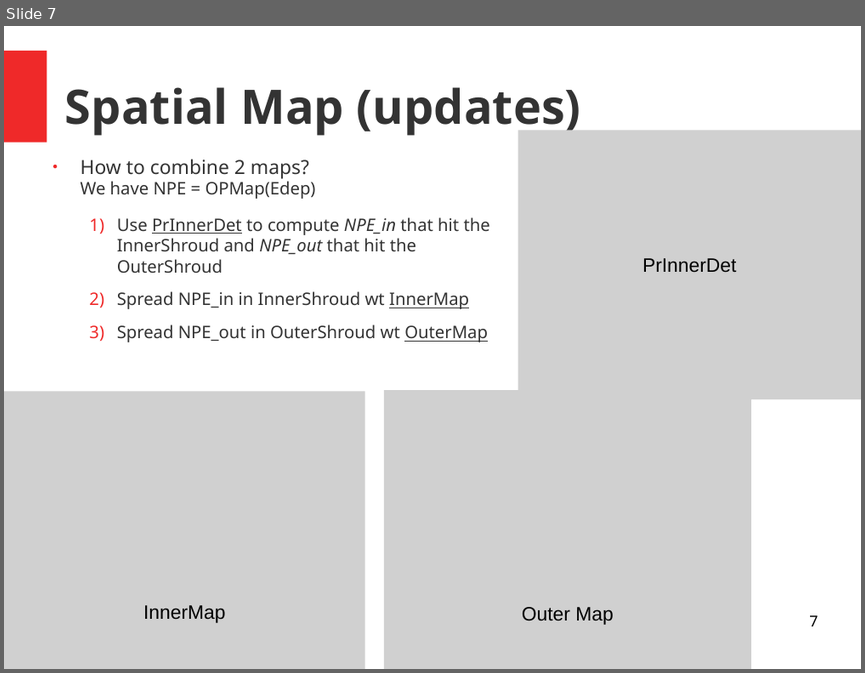
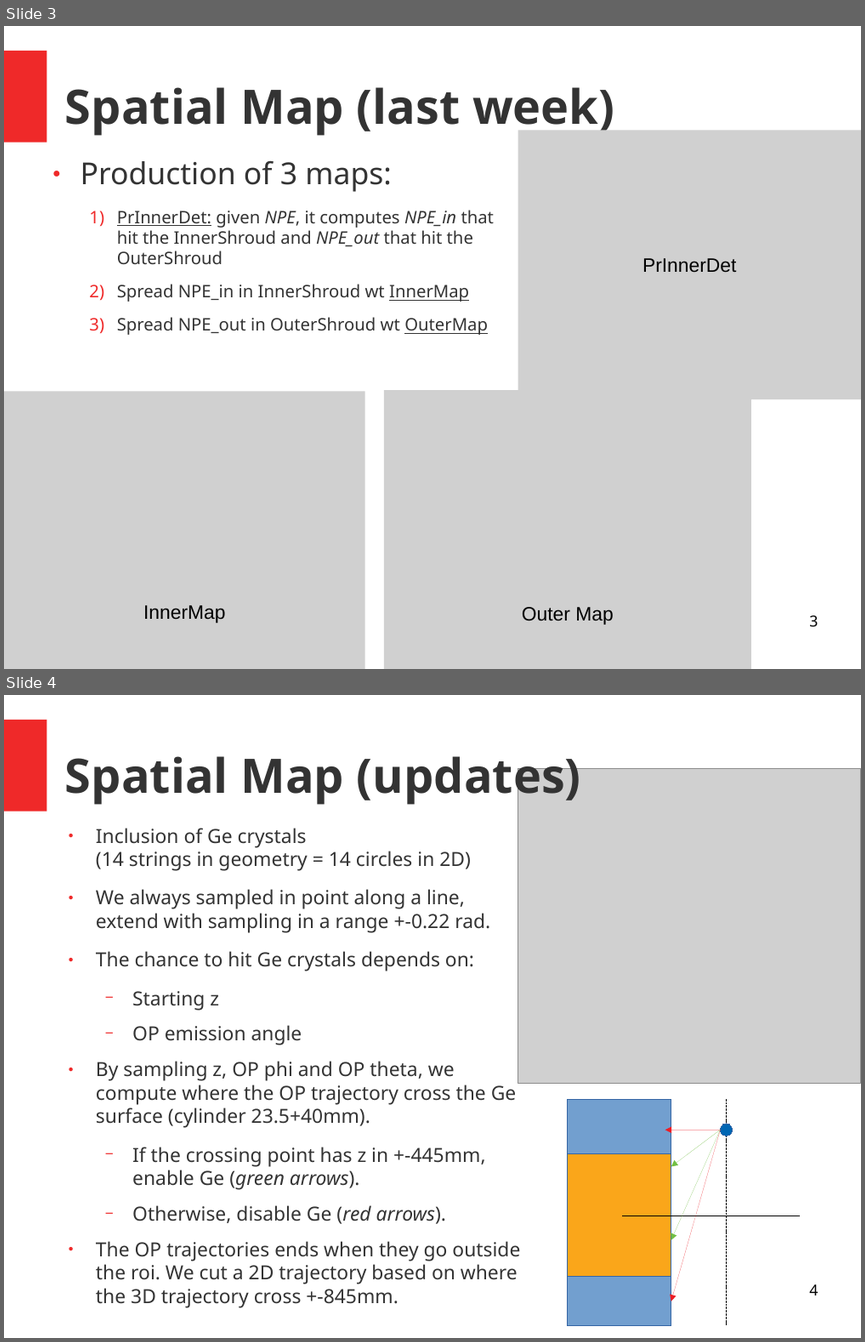
Before and after one commit to luigiberducci/ML4NP, a slide deck: Docs/meeting_ml4np_14lug2020.odp. Shown one above the other, each under a label of ours: slide 7 before the commit, slides 3 and 4 after it. The pictures are 865x673 and 865x1342 pixels, drawn with LibreOffice and Linux fonts; fonts in the diff are those of the drawing; grey boxes stand for pictures. Boxes give left, top, right and bottom in pixels: in the first picture for what was removed or moved away, otherwise in the second. Text is boxed around its words. In the diff, an @@ line names an element or a change of style, - is before the commit and + after.

```diff
--- a/Docs/meeting_ml4np_14lug2020.odp
+++ b/Docs/meeting_ml4np_14lug2020.odp
@@ slide 4 added at (4,695,861,1338), background #FFFFFF; not listed: 1 template element that a slide beside it also shows @@
@@ title added at (65,756,581,805), 44 pt, text #333333, bold @@
+Spatial Map (updates)
@@ picture added at (518,768,861,1083) @@
@@ text added at (96,828,520,1308), 18 pt, text #333333 @@
+● Inclusion of Ge crystals
+  (14 strings in geometry = 14 circles in 2D)
+● We always sampled in point along a line, extend with sampling in a range +-0.22 rad.
+● The chance to hit Ge crystals depends on:
+  − Starting z
+  − OP emission angle
+● By sampling z, OP phi and OP theta, we compute where the OP trajectory cross the Ge surface (cylinder 23.5+40mm).
+  − If the crossing point has z in +-445mm, enable Ge (green arrows).
+  − Otherwise, disable Ge (red arrows).
+● The OP trajectories ends when they go outside the roi. We cut a 2D trajectory based on where the 3D trajectory cross +-845mm.
@@ rectangle added at (567,1100,671,1326), fill #729FCF, outline #3465A4 0 pt @@
@@ line added from (726, 1100) to (726, 1326), #000000 0 pt @@
@@ ellipse added at (720,1123,732,1136), fill #0066B3, outline #3465A4 0 pt @@
@@ arrow added from (720, 1129) to (664, 1129), #ED1C24 0 pt @@
@@ arrow added from (720, 1129) to (671, 1166), #72BF44 0 pt @@
@@ arrow added from (720, 1129) to (671, 1240), #72BF44 0 pt @@
@@ arrow added from (720, 1129) to (671, 1301), #ED1C24 0 pt @@
@@ rectangle added at (567,1155,671,1276), fill #FAA61A, outline #3465A4 0 pt @@
@@ line added from (622, 1215) to (800, 1215), #000000 0 pt @@
@@ page number added at (809,1284,817,1295), 14 pt, text #000000 @@
+4
@@ what was slide 7 is now slide 3 @@
@@ slide 3 changed as well @@
@@ title at (65,87,614,136): text changed @@
-Spatial Map (updates)
+Spatial Map (last week)
@@ text at (80,161,494,264): text changed @@
-● How to combine 2 maps?
-  We have NPE = OPMap(Edep)
-  1) Use PrInnerDet to compute NPE_in that hit the InnerShroud and NPE_out that hit the OuterShroud
+● Production of 3 maps:
+  1) PrInnerDet: given NPE, it computes NPE_in that hit the InnerShroud and NPE_out that hit the OuterShroud
@@ page number at (809,615,817,627): text changed @@
-7
+3
```
Also in this commit, not shown: 2 other slides changed, 6 other slides added, 14 slides removed.
